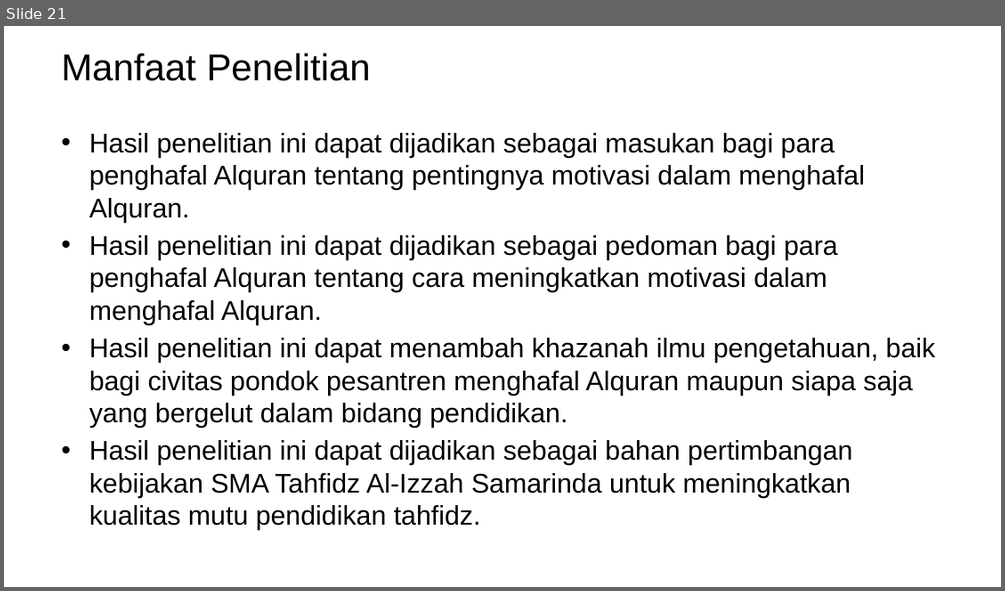
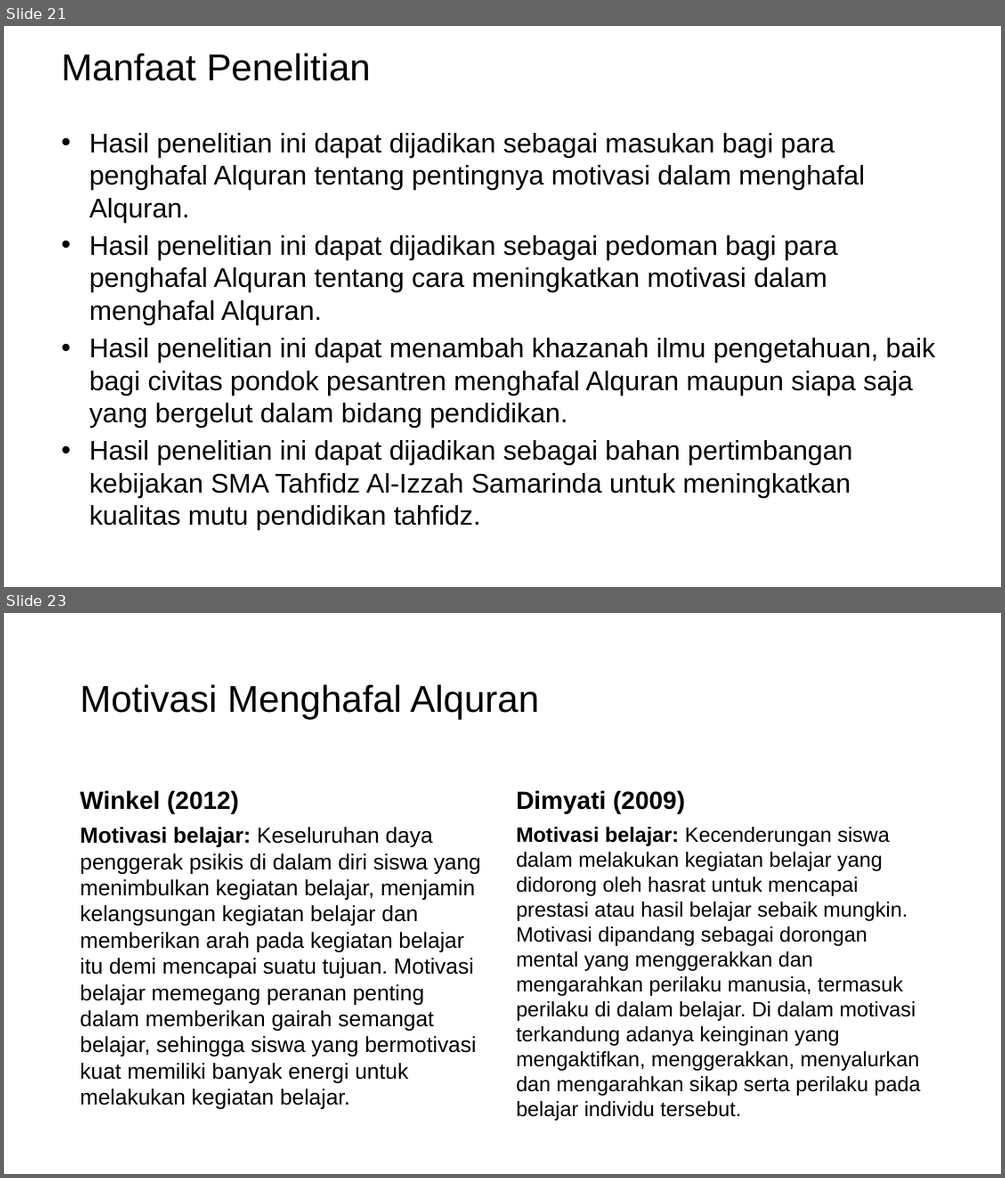
Before and after one commit to mzaini30/skripsi, a slide deck: seminar proposal.pptx. Shown one above the other, each under a label of ours: slide 21 before the commit, slides 21 and 23 after it; the slides between them are not shown. The pictures are 1005x591 and 1005x1178 pixels, drawn with LibreOffice and Linux fonts; fonts in the diff are those of the drawing; background and template pictures are left out. Boxes give left, top, right and bottom in pixels: in the first picture for what was removed or moved away, otherwise in the second. Text is boxed around its words. In the diff, an @@ line names an element or a change of style, - is before the commit and + after.

```diff
--- a/seminar proposal.pptx
+++ b/seminar proposal.pptx
@@ slide 23 added at bbox=[4, 613, 1001, 1174], background picture (left out) @@
@@ title added at bbox=[80, 684, 539, 719], 36 pt, text #000000 @@
+Motivasi Menghafal Alquran
@@ text added at bbox=[80, 790, 239, 813], 24 pt, text #000000, bold @@
+Winkel (2012)
@@ text added at bbox=[516, 790, 685, 813], 24 pt, text #000000, bold @@
+Dimyati (2009)
@@ text added at bbox=[80, 827, 481, 1109], 21 pt, text #000000 @@
+Motivasi belajar: Keseluruhan daya penggerak psikis di dalam diri siswa yang menimbulkan kegiatan belajar, menjamin kelangsungan kegiatan belajar dan memberikan arah pada kegiatan belajar itu demi mencapai suatu tujuan. Motivasi belajar memegang peranan penting dalam memberikan gairah semangat belajar, sehingga siswa yang bermotivasi kuat memiliki banyak energi untuk melakukan kegiatan belajar.
@@ text added at bbox=[516, 827, 921, 1120], 20 pt, text #000000 @@
+Motivasi belajar: Kecenderungan siswa dalam melakukan kegiatan belajar yang didorong oleh hasrat untuk mencapai prestasi atau hasil belajar sebaik mungkin. Motivasi dipandang sebagai dorongan mental yang menggerakkan dan mengarahkan perilaku manusia, termasuk perilaku di dalam belajar. Di dalam motivasi terkandung adanya keinginan yang mengaktifkan, menggerakkan, menyalurkan dan mengarahkan sikap serta perilaku pada belajar individu tersebut.
```
Also in this commit, not shown: 1 slide changed, 3 other slides added, 1 slide removed, 1 other file.
